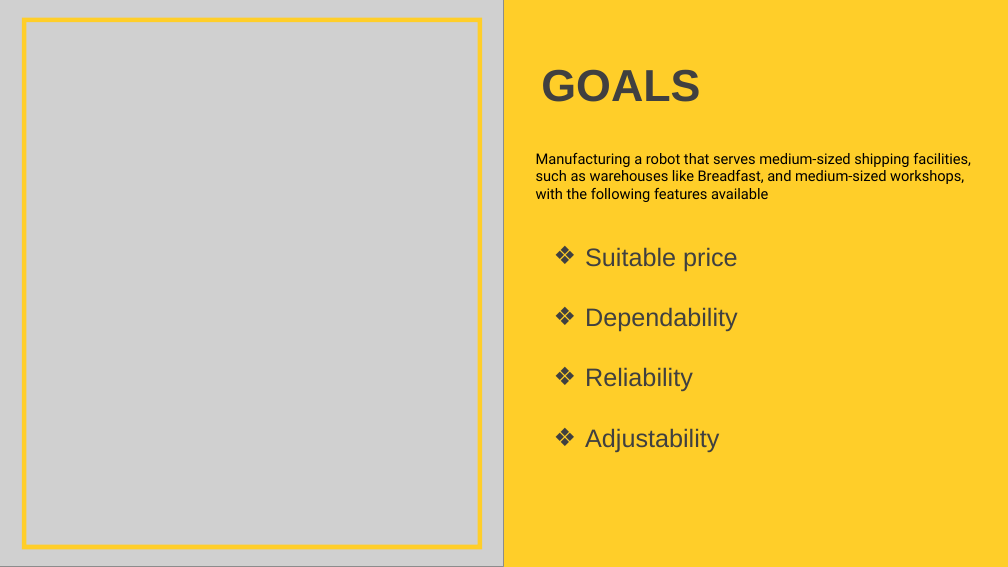
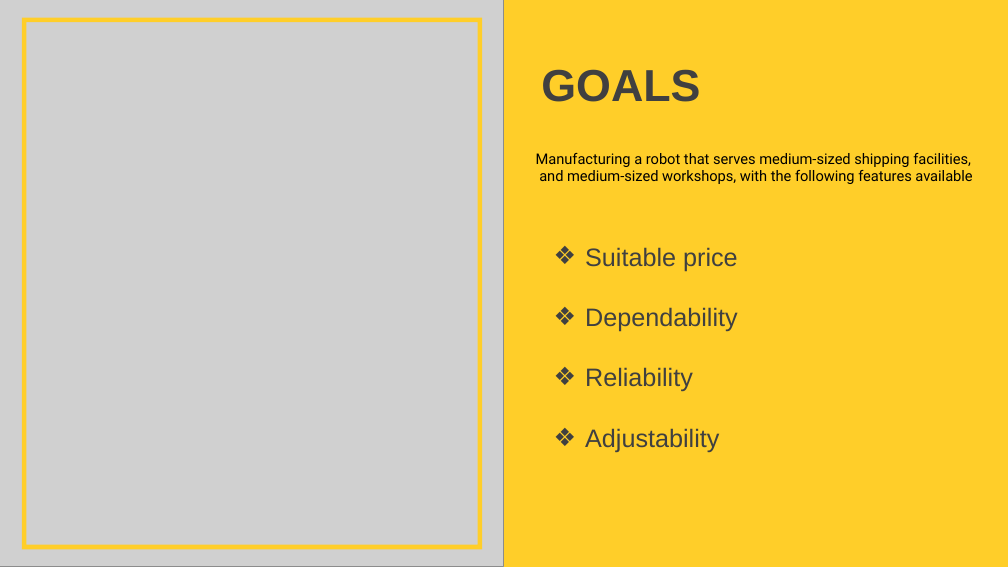
Before and after one commit to AmmarNaser/Autonomous-Mobile-Robot, a slide deck: slide 9 of docs/AMR-MUST.pptx. Drawn at 1008x567 pixels with LibreOffice and Linux fonts; fonts in the diff are those of the drawing; grey boxes stand for pictures. Boxes give left, top, right and bottom in pixels: in the first picture for what was removed or moved away, otherwise in the second. Text is boxed around its words. In the diff, an @@ line names an element or a change of style, - is before the commit and + after.

```diff
--- a/docs/AMR-MUST.pptx
+++ b/docs/AMR-MUST.pptx
@@ text at <box>536,153,972,184</box>: text changed @@
-Manufacturing a robot that serves medium-sized shipping facilities, such as warehouses like Breadfast, and medium-sized workshops, with the following features available
+Manufacturing a robot that serves medium-sized shipping facilities, and medium-sized workshops, with the following features available
```
Also in this commit, not shown: 3 other slides changed, 2 slides added.
